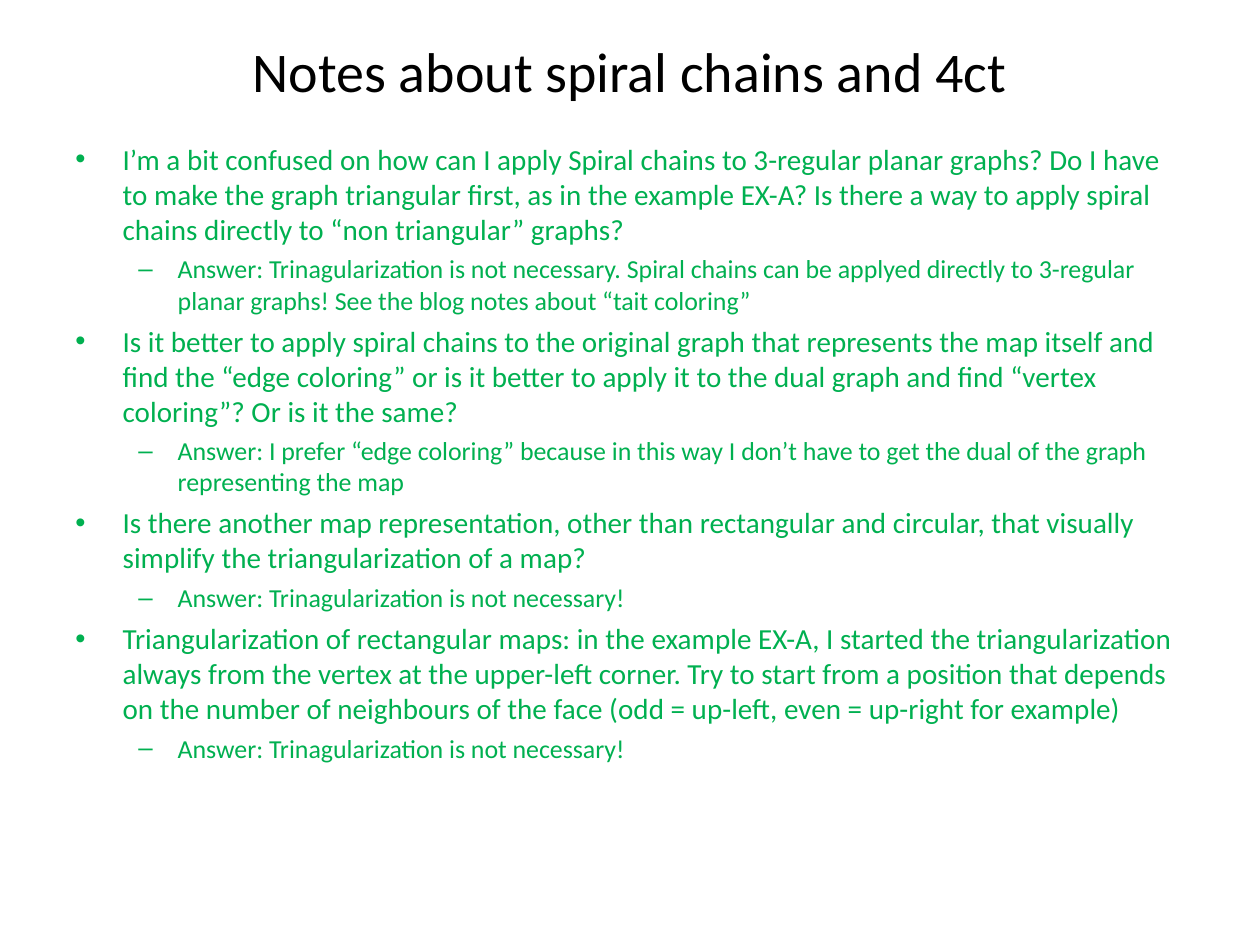
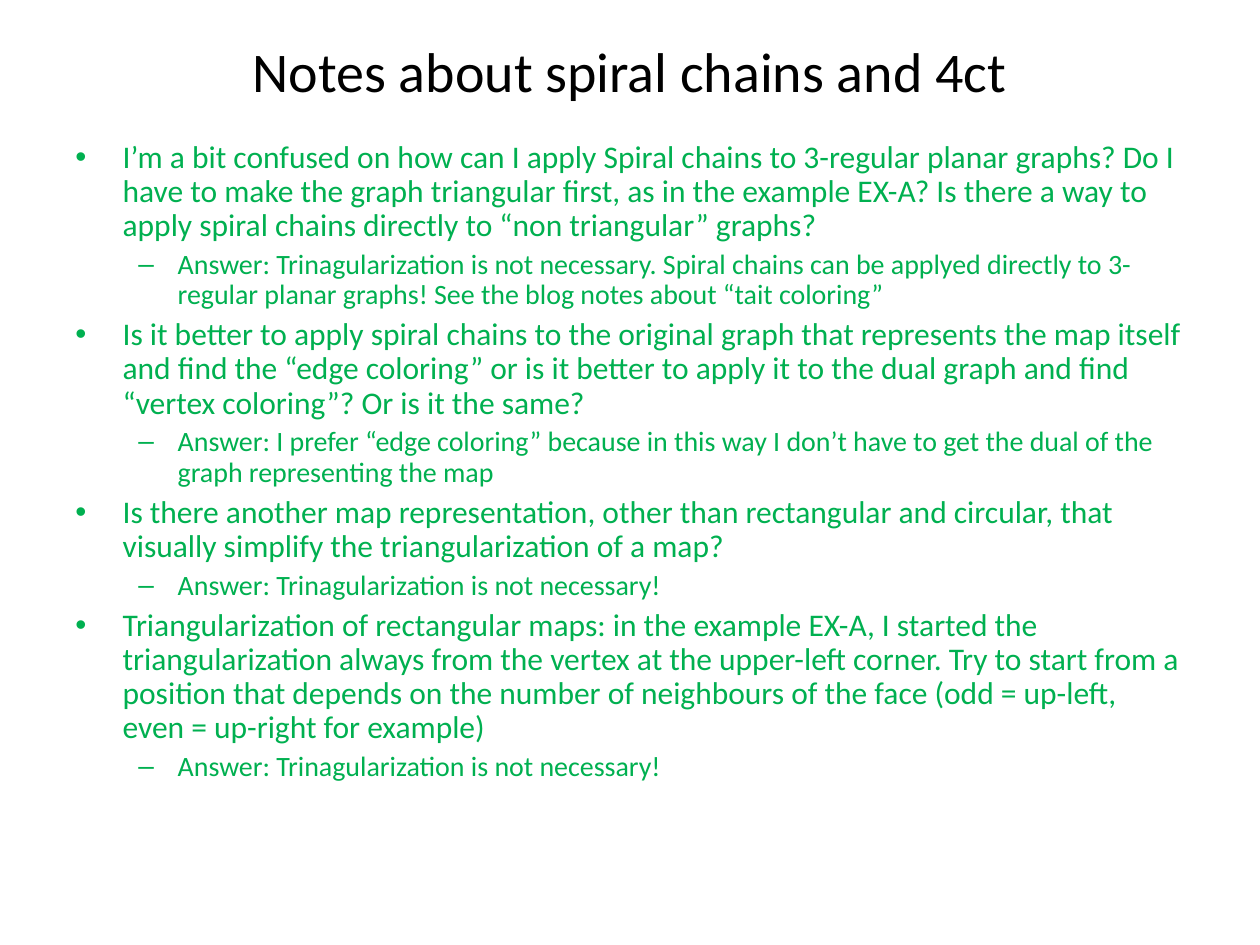
Before and after one commit to stefanutti/maps-coloring-java, a slide deck: slide 22 of ct/ct-docs/cahit-spiral-chains/spiral-chains.ppt. Drawn at 1260x945 pixels with LibreOffice and Linux fonts; fonts in the diff are those of the drawing. Boxes give left, top, right and bottom in pixels: in the first picture for what was removed or moved away, otherwise in the second. Text is boxed around its words. In the diff, an @@ line names an element or a change of style, - is before the commit and + after.

```diff
--- a/ct/ct-docs/cahit-spiral-chains/spiral-chains.ppt
+++ b/ct/ct-docs/cahit-spiral-chains/spiral-chains.ppt
@@ text "I’m a bit confused on ..." at (123, 146, 1180, 781): size 16.6 to 18 pt in "I’m a bit confused on how can ...", "Is it better to apply spiral chains ...", "Is there another map representation, other than ...", "Triangularization of rectangular maps: in the example ..."; size 14.8 to 16 pt in "Answer: Trinagularization is not necessary. Spiral chains ...", "Answer: I prefer “edge coloring” because in ...", "Answer: Trinagularization is not necessary!", "Answer: Trinagularization is not necessary!"; line spacing 1 to 0.9 @@
```
Also in this commit, not shown: 2 other slides changed, 12 slides added.
